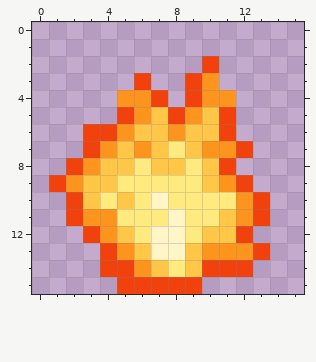
Pixel-art sprite, stored at PencilChiselCode/Content/Resources/Textures/Tiles/fire_02.png. That is the earlier state.
The file is 16x16 pixels.
After:
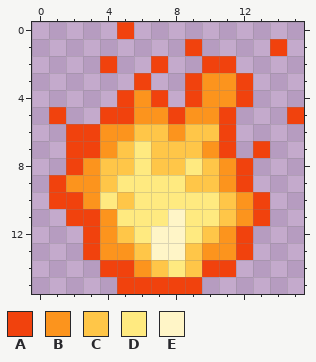
Palette (. is transparent): A #f1420d  B #fc941d  C #ffc648  D #ffea80  E #fff5c7
The exact change:
y 0: x 5 . -> A
y 1: x 9 . -> A; x 14 . -> A
y 2: x 4 . -> A; x 7 . -> A; x 11 . -> A
y 3: x 11..12 .. -> BA
y 4: x 5 B -> A; x 12 . -> A
y 5: x 1 . -> A; x 4 . -> A; x 7 C -> B; x 10 C -> B; x 15 . -> A
y 6: x 2 . -> A; x 4 A -> B
y 7: x 2 . -> A; x 6 B -> D; x 8 D -> C; x 11..13 BA. -> A.A
y 8: x 11..12 A. -> BA
y 9: x 3 C -> B; x 9 D -> C
y 10: x 1 . -> A; x 3 C -> B; x 7 E -> D; x 11 D -> C
y 11: x 3 B -> A
y 12: x 11 C -> B
y 13: x 3..4 .A -> AB; x 12..13 BA -> A.
y 14: x 12 A -> .
